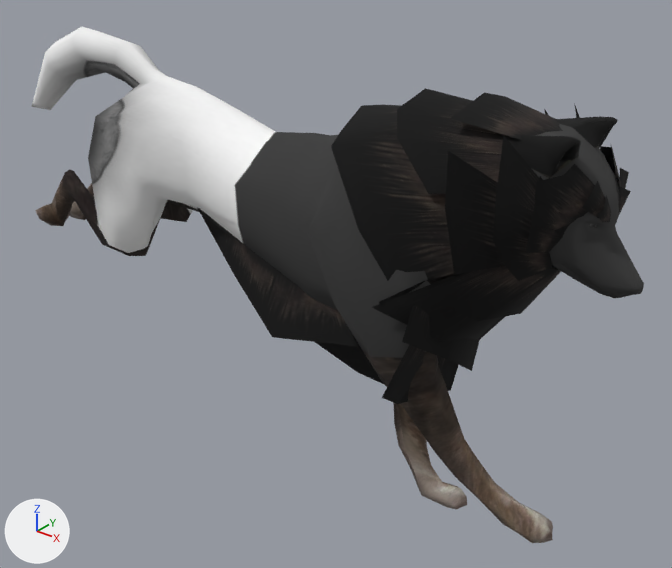
One commit to the OBJ model models/wolfrunning/wolf_running_000001.obj: the scene before it, then after it.
Before and after are seen from a camera (50 mm lens) standing at (0.744, -0.823, 0.791) and looking at (0.046, 0.049, 0.25). Lighting does not change. The marker at lower left points along +X, +Y and +Z. Where no turn or scale is listed for an object, it has been applied to the vertices. Vertices at the same position are counted once.

In view in the first picture: 'Wolf1_Material__wolf_col_tga_0', 'Wolf2_fur__fella3_jpg_001_0_Wolf2_fur__fella3_jpg_001_0.001'.
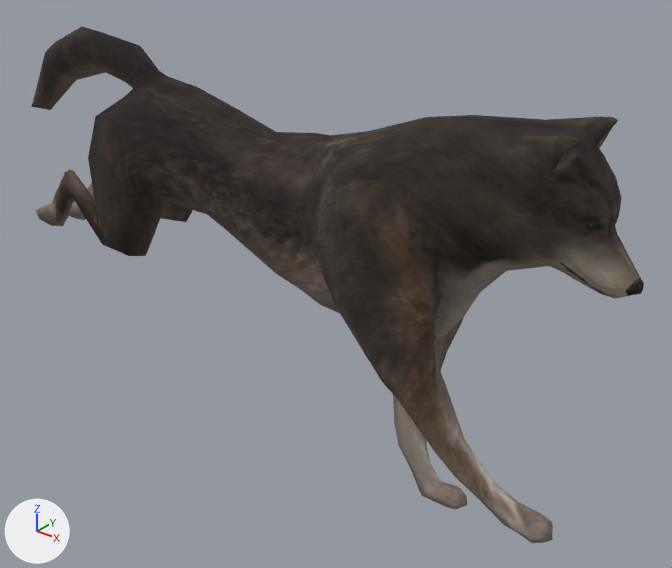
Boxes [x1, y1, x2, y2] around the edits, measured in the pictures (672 x 568 px):
'Wolf2_fur__fella3_jpg_001_0_Wolf2_fur__fella3_jpg_001_0.001', deleted (black)
    before: [198, 88, 631, 404]
part 1 of me_wolf1_material__wolf_col_tga_0, surface changed
    both: [31, 27, 644, 543]

What the commit changed:
me_wolf1_material__wolf_col_tga_0 has 892 vertices, 1772 faces and spans x -0.534..0.468, y -0.099..0.093, z -0.014..0.546.
me_wolf1_material__wolf_col_tga_0 is used by ob_wolf1_material__wolf_col_tga_0; location (0.0, 0.0, 0.0).
me_wolf1_material__wolf_col_tga_0 part 1: texture (UV) coordinates of 1772 of 1772 faces, centred in x -0.53..0.467, y -0.096..0.091, z -0.012..0.539, changed; they spanned u 0.02..0.98, v 0.01..0.98 and now span u 0.02..0.98, v 0.5..0.99.
Object 'Wolf2_fur__fella3_jpg_001_0_Wolf2_fur__fella3_jpg_001_0.001' (ob_wolf2_fur__fella3_jpg_001_0_wolf2_fur__fella3_jpg_001_0_001) is deleted.
